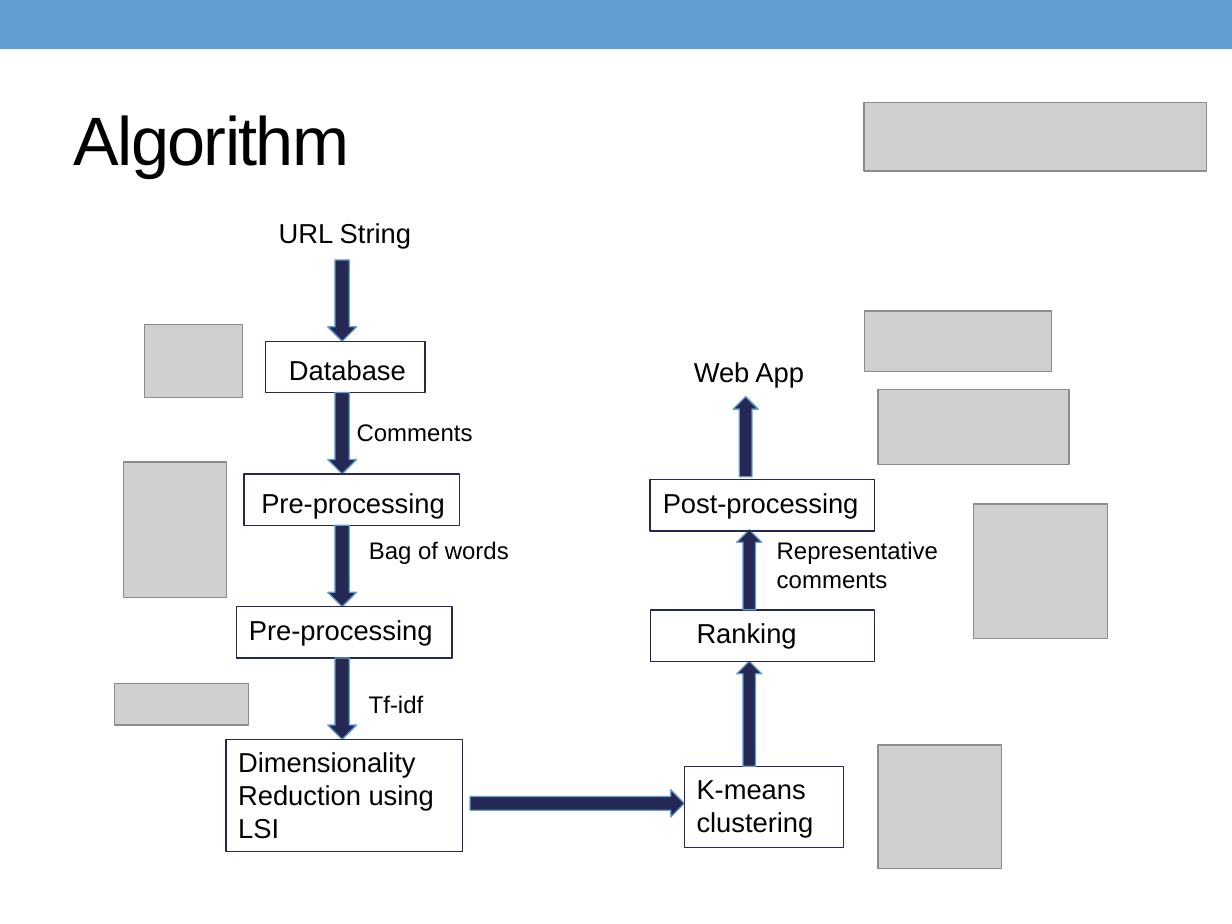
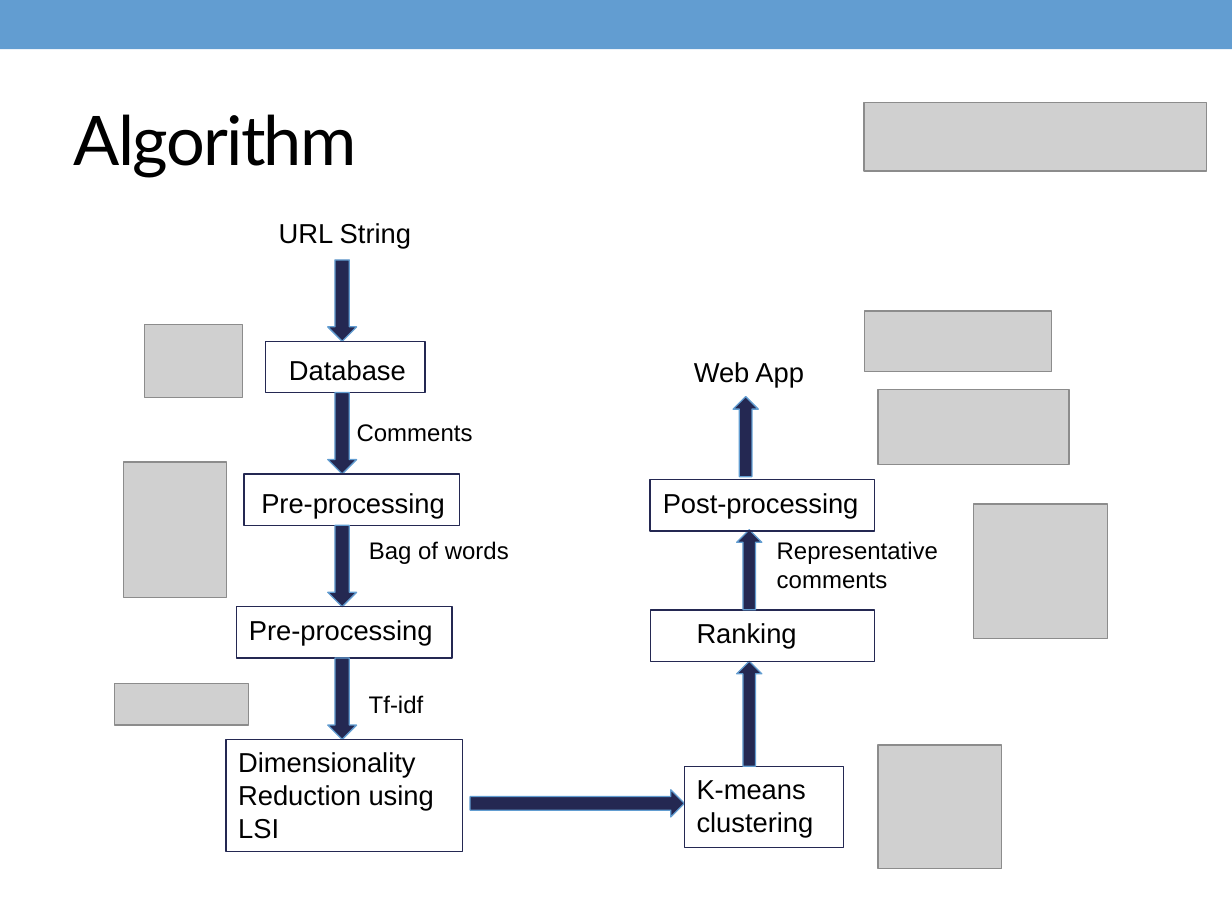
Before and after one commit to milindal/insightDemo-milinda, a slide deck: slide 3 of presentations/Milinda_Lakkam_Week3Demo.pptx. Drawn at 1232x924 pixels with LibreOffice and Linux fonts; fonts in the diff are those of the drawing; grey boxes stand for pictures. Boxes give left, top, right and bottom in pixels: in the first picture for what was removed or moved away, otherwise in the second. Text is boxed around its words. In the diff, an @@ line names an element or a change of style, - is before the commit and + after.

```diff
--- a/presentations/Milinda_Lakkam_Week3Demo.pptx
+++ b/presentations/Milinda_Lakkam_Week3Demo.pptx
@@ title "Algorithm" at [74,114,357,178]: font Arial to Lato @@
```
Also in this commit, not shown: 4 other slides changed, 1 slide added, 1 slide removed, 16 other files.
